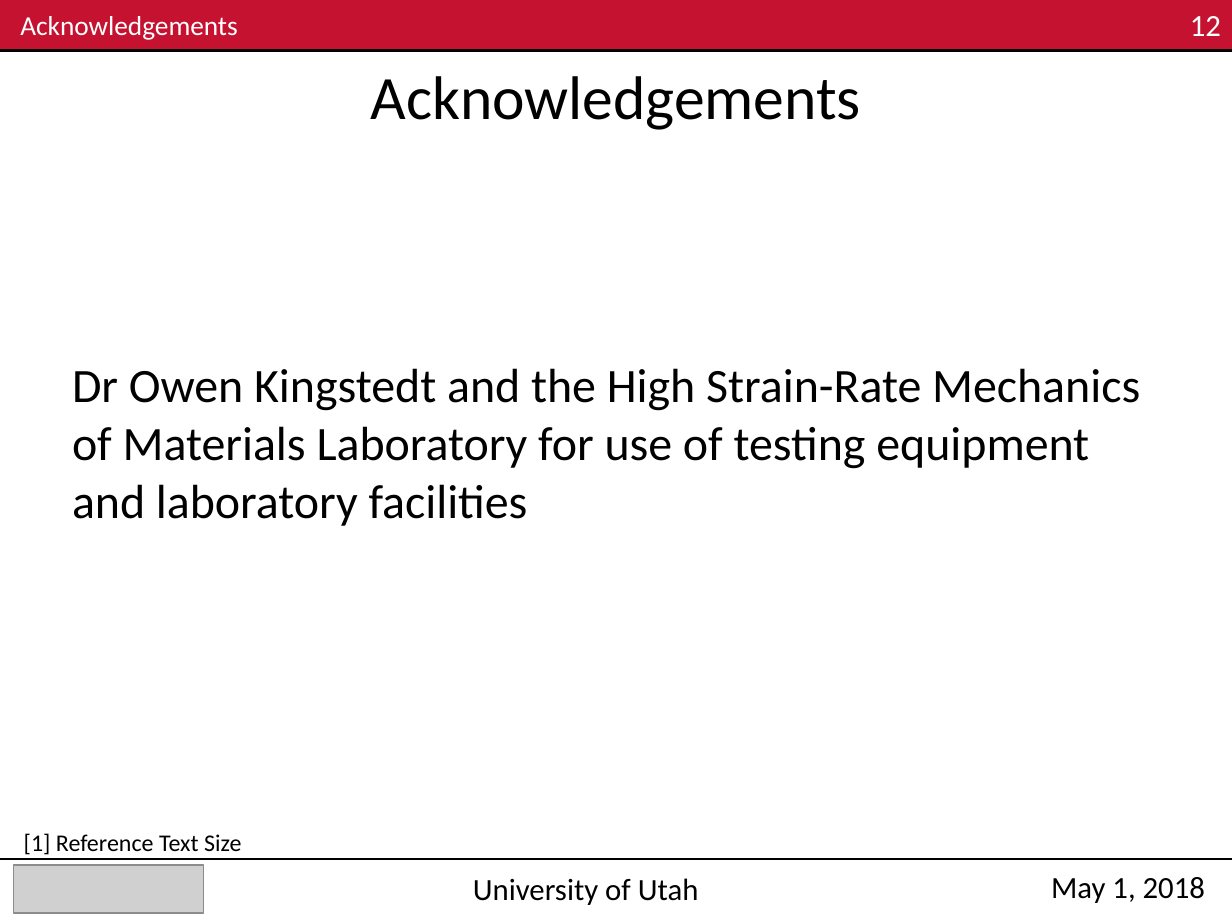
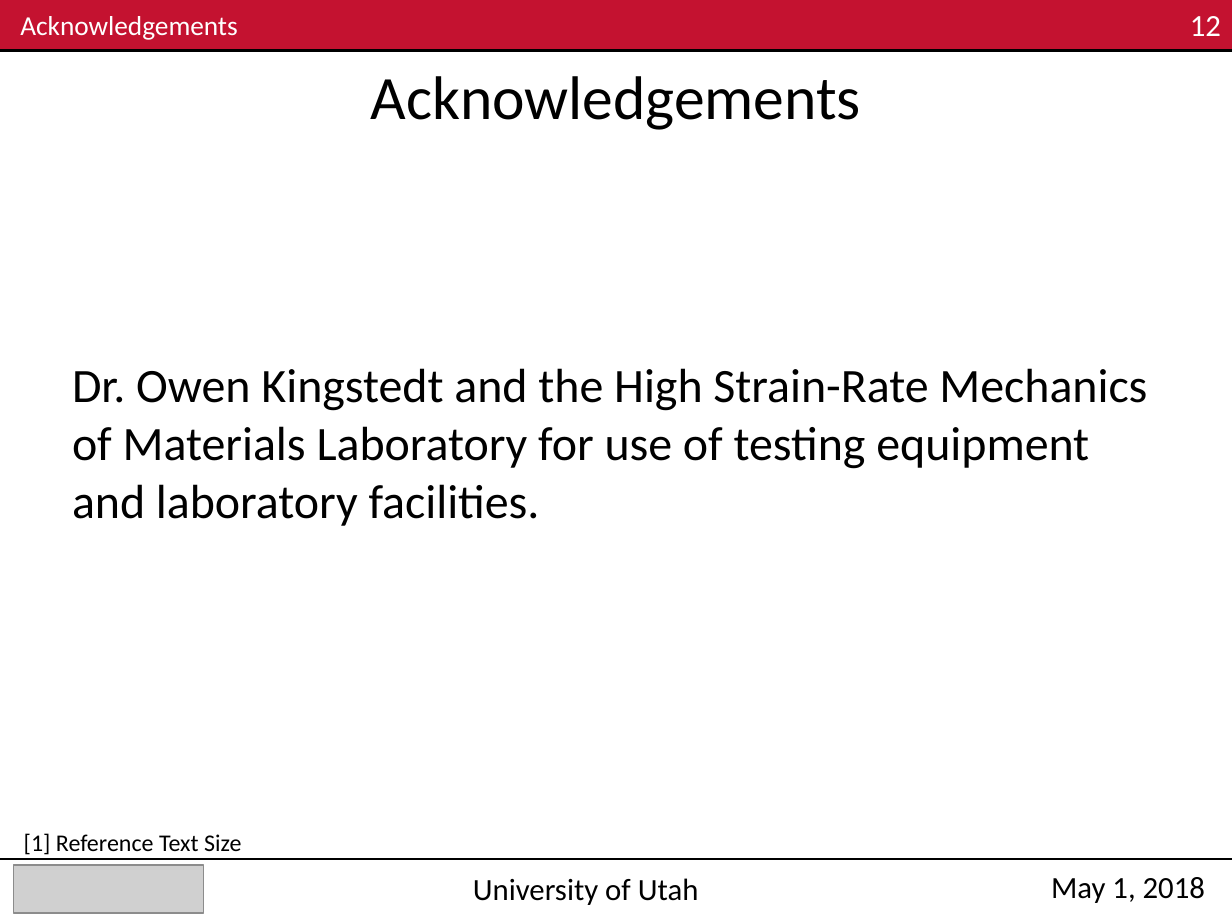
Before and after one commit to Mar-ten/PMAA_Fracture, a slide deck: slide 12 of ME EN 6960_Group4_Exp3_Nick.pptx. Drawn at 1232x924 pixels with LibreOffice and Linux fonts; fonts in the diff are those of the drawing; grey boxes stand for pictures. Boxes give left, top, right and bottom in pixels: in the first picture for what was removed or moved away, otherwise in the second. Text is boxed around its words. In the diff, an @@ line names an element or a change of style, - is before the commit and + after.

```diff
--- a/ME EN 6960_Group4_Exp3_Nick.pptx
+++ b/ME EN 6960_Group4_Exp3_Nick.pptx
@@ text at <box>72,368,1147,526</box>: text changed @@
-Dr Owen Kingstedt and the High Strain-Rate Mechanics of Materials Laboratory for use of testing equipment and laboratory facilities
+Dr. Owen Kingstedt and the High Strain-Rate Mechanics of Materials Laboratory for use of testing equipment and laboratory facilities.
```
Also in this commit, not shown: 8 other slides changed.
